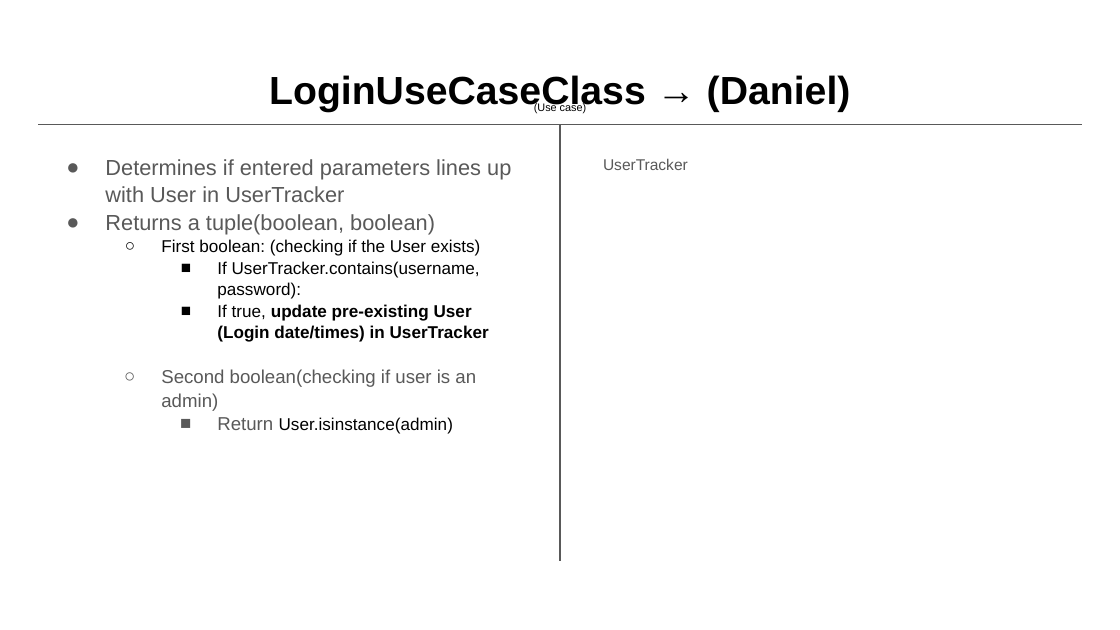
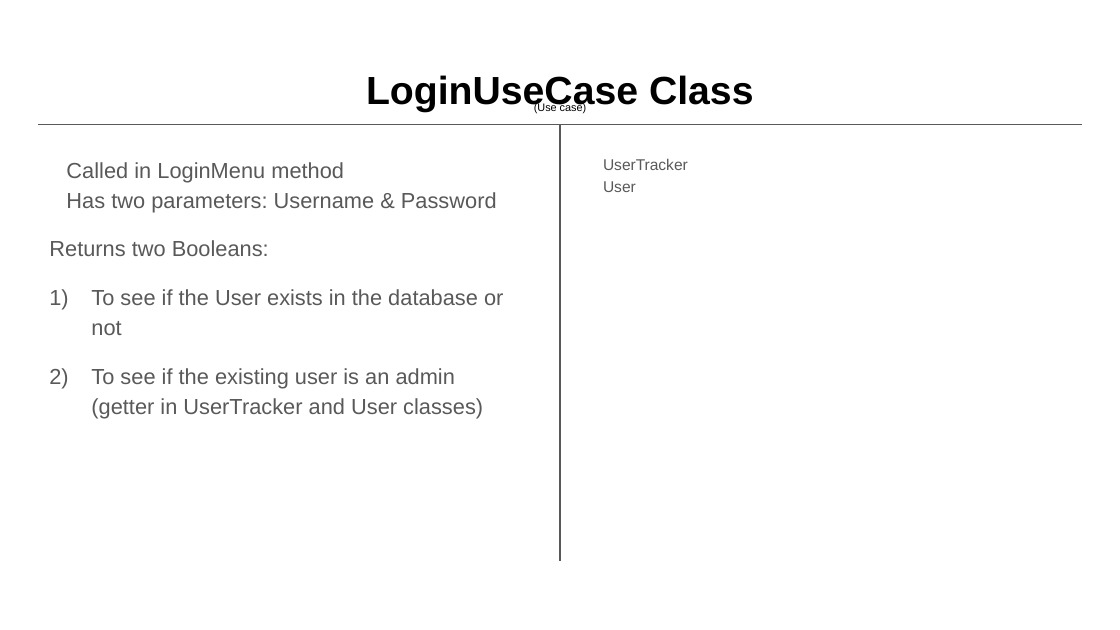
Before and after one commit to hud9925/FlightManager, a slide deck: slide 7 of phase0/CRC Model.pptx (slide 6 before the commit). Drawn at 1120x630 pixels with LibreOffice and Linux fonts; fonts in the diff are those of the drawing. Boxes give left, top, right and bottom in pixels: in the first picture for what was removed or moved away, otherwise in the second. Text is boxed around its words. In the diff, an @@ line names an element or a change of style, - is before the commit and + after.

```diff
--- a/phase0/CRC Model.pptx
+++ b/phase0/CRC Model.pptx
@@ title at box(366, 75, 754, 112): text changed @@
-LoginUseCaseClass → (Daniel)
+LoginUseCase Class
@@ text at box(49, 162, 503, 418): text changed; size 11 to 14 pt; text colour #000000 to #595959 @@
-● Determines if entered parameters lines up with User in UserTracker
-● Returns a tuple(boolean, boolean)
-  ○ First boolean: (checking if the User exists)
-    ■ If UserTracker.contains(username, password):
-    ■ If true, update pre-existing User (Login date/times) in UserTracker
-  ○ Second boolean(checking if user is an admin)
-    ■ Return User.isinstance(admin)
+Called in LoginMenu method
+Has two parameters: Username & Password
+Returns two Booleans:
+1) To see if the User exists in the database or not
+2) To see if the existing user is an admin (getter in UserTracker and User classes)
@@ text at box(603, 181, 636, 192): paragraph added @@
+User
```
Also in this commit, not shown: 13 other slides changed, 1 slide added.
